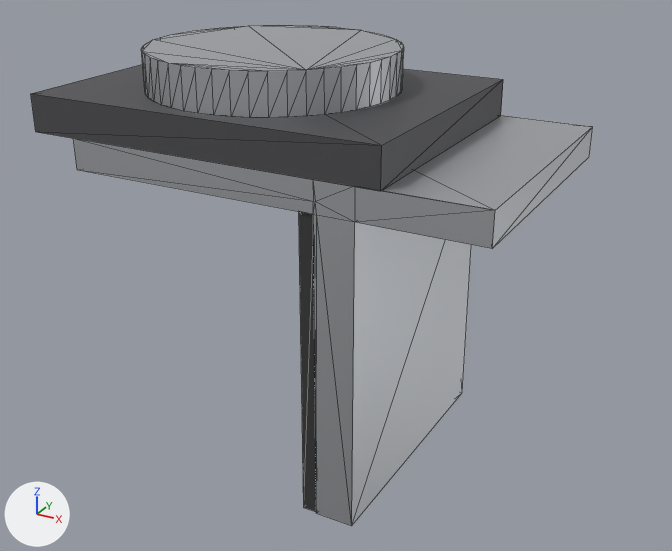
One commit to the COLLADA model src/blender/gripper/meshes/base.dae: the scene before it, then after it.
Before and after are seen from a camera (50 mm lens) standing at (0.161, -0.252, 0.192) and looking at (0.024, -0.003, 0.067). Every picture has the same lights, and +X, +Y and +Z are marked at lower left. The first picture is the older version. Mesh edges are drawn as thin lines. Where no turn or scale is listed for an object, it has been applied to the vertices.

The first picture shows 'body', 'flange', 'jaw_fixed', 'pad_fixed'.
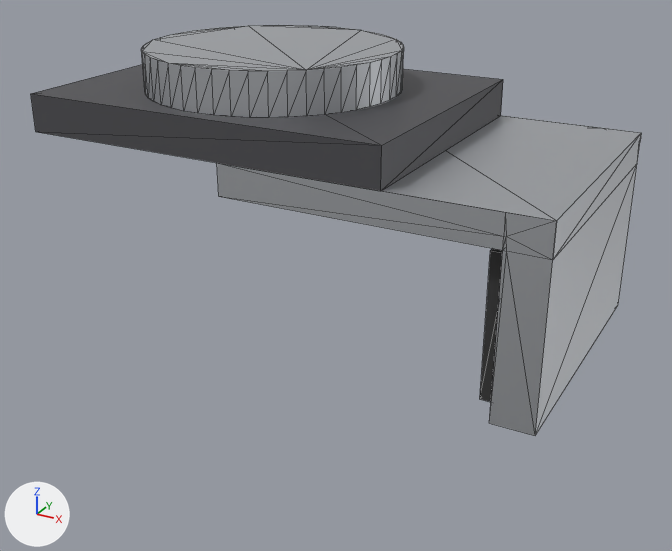
What differs and where, as boxes [x1, y1, x2, y2] in the pictures (672 x 551 px; the box of a moved part takes in the faces that stretch with it):
'jaw_fixed', reshaped, moved (18% narrower, 22% shorter): before [73, 115, 593, 526]; after [217, 115, 641, 436]
'pad_fixed', moved, rescaled: before [299, 212, 316, 512]; after [480, 249, 503, 402]
part 2 of me_cube_088, moved or reshaped: before [313, 215, 471, 526]; after [489, 164, 637, 436]
part 3 of me_cube_088, moved or reshaped: before [74, 115, 593, 248]; after [226, 115, 641, 259]

Patch to the scene script:
```diff
--- a/src/blender/gripper/meshes/base.dae.py
+++ b/src/blender/gripper/meshes/base.dae.py
@@ me_cube_094 @@
 # used by ob_pad_fixed; location = (0.0, 0.0, 0.0)
-me_cube_094.from_pydata(...)  # 8 vertices, 12 faces; spans x 0.0355..0.0405, y -0.045..0.045, z 0.005..0.105
+me_cube_094.from_pydata(...)  # 8 vertices, 12 faces; spans x 0.0894..0.0944, y -0.04..0.04, z 0.058..0.102
+# me_cube_094 part 1: the whole mesh is scaled about its middle by (1, 0.889, 0.44), then moved by (0.0539, 0.0, 0.025)
 me_cube_094.materials.append(mat_g_pad)
@@ me_cube_088 @@
 # used by ob_jaw_fixed; location = (0.0, 0.0, 0.0)
 # before: 1 (0.0405, -0.0456, 0.005) at pixel (316, 513), 5 (0.0405, 0.0456, 0.005), 8 (0.0532, -0.0456, 0.005) at pixel (351, 525), 13 (0.0532, 0.0456, 0.005) at pixel (462, 392)
 # before: 9 (0.0918, -0.0456, 0.105) at pixel (492, 248), 10 (0.0918, -0.0456, 0.115) at pixel (495, 210), 12 (0.0918, 0.0456, 0.105) at pixel (589, 156), 15 (0.0918, 0.0456, 0.115) at pixel (592, 126)
-me_cube_088.from_pydata(...)  # 25 vertices, 46 faces; spans x -0.0448..0.0918, y -0.0456..0.0456, z 0.005..0.115
+me_cube_088.from_pydata(...)  # 25 vertices, 46 faces; spans x -0.0448..0.0532, y -0.0456..0.0456, z 0.055..0.115
+# me_cube_088 part 2
+for i in [1, 5, 8, 13]: me_cube_088.vertices[i].co += Vector((0.0, 0.0, 0.05))
+# me_cube_088 part 3
+for i in [9, 10, 12, 15]: me_cube_088.vertices[i].co += Vector((-0.0386, 0.0, 0.0))
 me_cube_088.materials.append(mat_g_metal)
@@ ob_jaw_fixed @@
 ob_jaw_fixed = bpy.data.objects.new('jaw_fixed', me_cube_088)
-ob_jaw_fixed.location = (0.0, 0.0, 0.0)
+ob_jaw_fixed.location = (0.0539, 0.0, 0.0)
```
